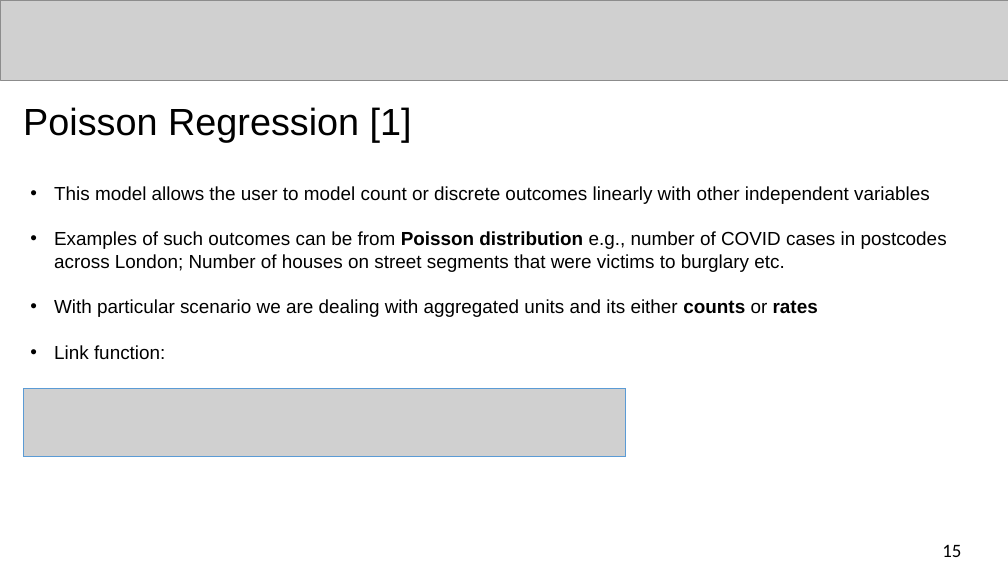
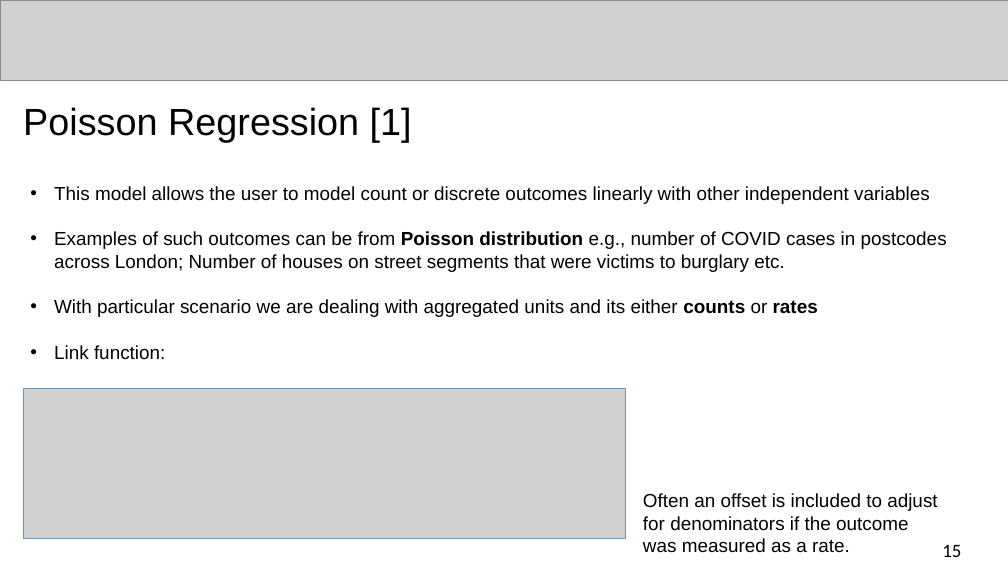
Before and after one commit to UCLPG-MSC-SGDS/GEOG0125, a slide deck: slide 15 of Lecture_notes_ppt/GEOG0125 Week 2 Lecture - Bayesian GLMs.pptx. Drawn at 1008x567 pixels with LibreOffice and Linux fonts; fonts in the diff are those of the drawing; grey boxes stand for pictures. Boxes give left, top, right and bottom in pixels: in the first picture for what was removed or moved away, otherwise in the second. Text is boxed around its words. In the diff, an @@ line names an element or a change of style, - is before the commit and + after.

```diff
--- a/Lecture_notes_ppt/GEOG0125 Week 2 Lecture - Bayesian GLMs.pptx
+++ b/Lecture_notes_ppt/GEOG0125 Week 2 Lecture - Bayesian GLMs.pptx
@@ picture removed at (23, 388, 626, 457) @@
@@ picture added at (23, 388, 626, 538) @@
@@ text added at (643, 493, 937, 553), 18 pt, text #000000 @@
+Often an offset is included to adjust for denominators if the outcome was measured as a rate.
```
Also in this commit, not shown: 18 other slides changed, 3 slides added, 1 other file.
